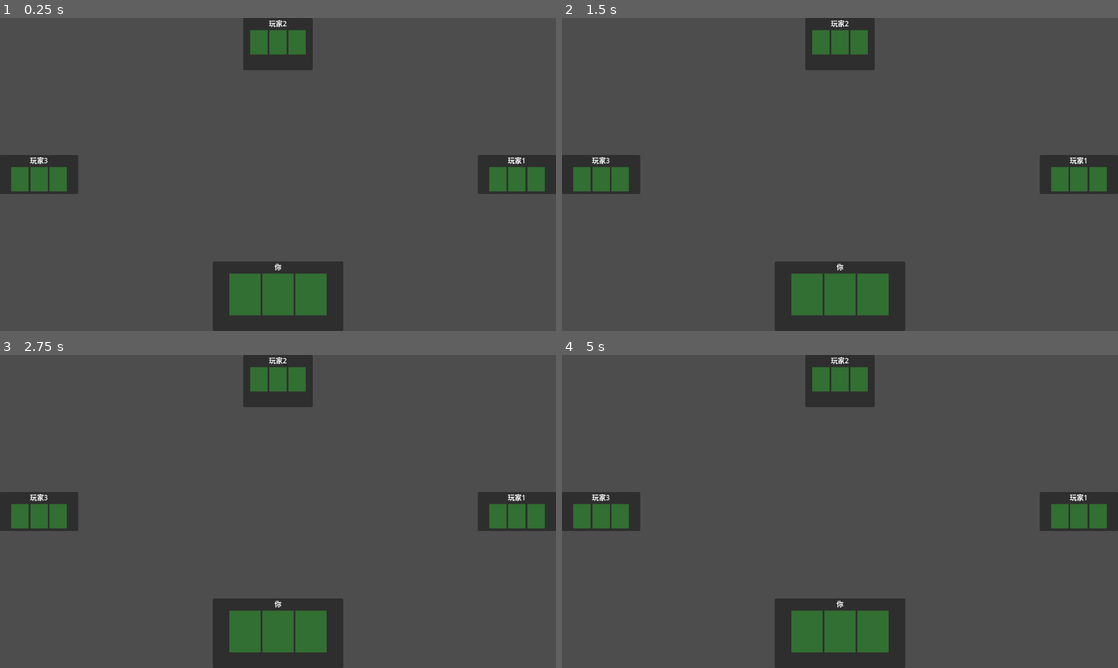
Above: before the commit, frames 1-4 (two rows, left to right).
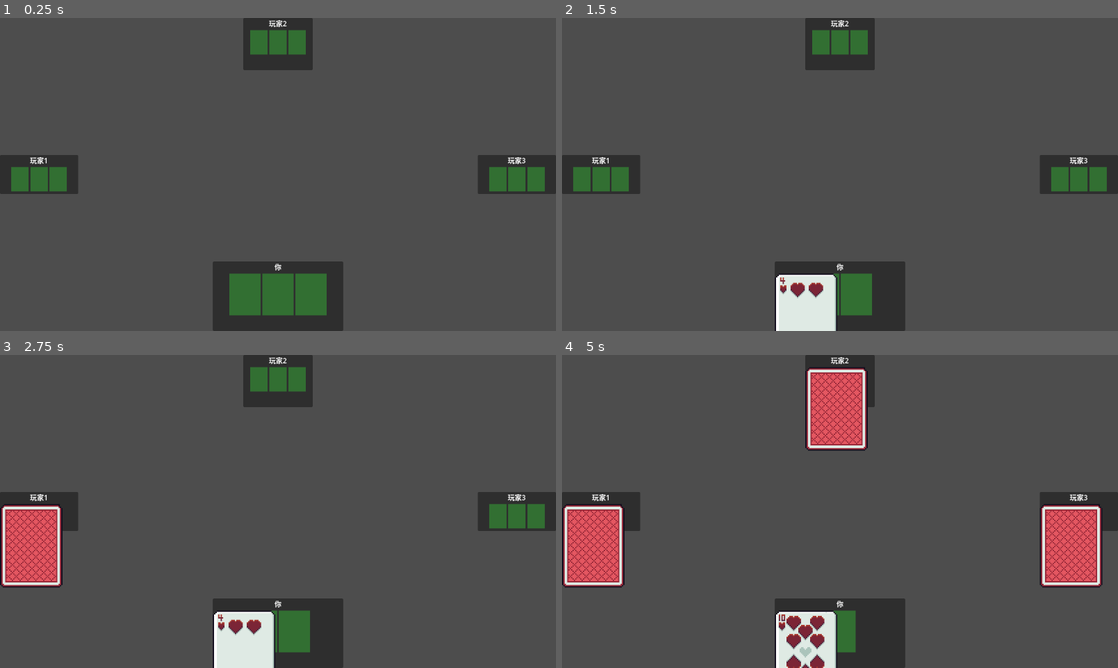
Above: after the commit, the same moments.

Repository: AhkunTa/card-online
Game: Godot game, scene res://scenes/table/table.tscn
Two runs of this game, one before a commit and one after it. Both use one fixed random seed, a clock stepped at 60 frames per second and the inputs below. Before the commit the project has no main scene; this scene is started directly in both runs.
Inputs:
- Up to frame 1 (0.25 s): no input
- Up to frame 2 (1.5 s): tap Enter at 0.5 s; tap Space at 1.25 s
- Up to frame 3 (2.75 s): no input
- Up to frame 4 (5 s): tap Enter at 2.75, 4.25 s; tap Space at 3.5 s

The runs differ from the first frame. In frame 1, less than 0.1% of the frame differs, in the area x 7-95%, y 44-47%; in frame 2, 2.6%; in frame 3, 5.6%; in frame 4, 12%, in the area x 0-98%, y 3-100%.

Commit message:
chore: update room manager

Diff:
--- a/project.godot
+++ b/project.godot
@@ -11,6 +11,7 @@
 [application]
 
 config/name="card-online"
+run/main_scene="uid://dgjg8y65sydcx"
 config/features=PackedStringArray("4.6", "Forward Plus")
 config/icon="res://icon.svg"
 
@@ -23,7 +24,10 @@
 
 [physics]
 
+3d/physics_engine="Jolt Physics"
+
 [rendering]
 
 textures/canvas_textures/default_texture_filter=0
+rendering_device/driver.windows="d3d12"
 2d/snap/snap_2d_transforms_to_pixel=true
--- a/scenes/table/table.gd
+++ b/scenes/table/table.gd
@@ -1,58 +1,47 @@
 extends Control
 
+const CARD_SCENE := preload("res://scenes/card/card.tscn")
+
 # 顺时针座位槽位，seat 0 = 当前用户（底部），顺时针递增
+# 视觉顺时针（屏幕坐标）: 底 -> 左下 -> 左上 -> 上左 -> 上中 -> 上右 -> 右上 -> 右下
 # 视觉布局:
-#       [5]  [4]  [3]
-#  [6]                [2]
-#  [7]                [1]
+#       [3]  [4]  [5]
+#  [2]                [6]
+#  [1]                [7]
 #       [0 - 你]
-#
-# 顺时针: 0(底) -> 1(右下) -> 2(右上) -> 3(上右) -> 4(上中) -> 5(上左) -> 6(左上) -> 7(左下)
 
 enum Slot {
-	BOTTOM   = 0,  # 当前用户，固定在底部
-	RIGHT_1  = 1,  # 右侧下
-	RIGHT_2  = 2,  # 右侧上
-	TOP_RIGHT = 3, # 上方右
-	TOP_MID  = 4,  # 上方中
-	TOP_LEFT = 5,  # 上方左
-	LEFT_2   = 6,  # 左侧上
-	LEFT_1   = 7,  # 左侧下
+	BOTTOM    = 0,  # 当前用户，固定在底部
+	LEFT_1    = 1,  # 左侧下
+	LEFT_2    = 2,  # 左侧上
+	TOP_LEFT  = 3,  # 上方左
+	TOP_MID   = 4,  # 上方中
+	TOP_RIGHT = 5,  # 上方右
+	RIGHT_2   = 6,  # 右侧上
+	RIGHT_1   = 7,  # 右侧下
 }
-
-# 顺时针完整序列（seat_index 0~7 对应的槽位）
-const CLOCKWISE_SLOTS: Array = [
-	Slot.BOTTOM,
-	Slot.RIGHT_1,
-	Slot.RIGHT_2,
-	Slot.TOP_RIGHT,
-	Slot.TOP_MID,
-	Slot.TOP_LEFT,
-	Slot.LEFT_2,
-	Slot.LEFT_1,
-]
 
 # 各人数启用的槽位（顺时针顺序，含 BOTTOM）
 const PLAYER_SLOT_MAP = {
 	2: [Slot.BOTTOM, Slot.TOP_MID],
-	3: [Slot.BOTTOM, Slot.RIGHT_1, Slot.TOP_LEFT],
-	4: [Slot.BOTTOM, Slot.RIGHT_1, Slot.TOP_MID, Slot.LEFT_1],
-	5: [Slot.BOTTOM, Slot.RIGHT_1, Slot.TOP_RIGHT, Slot.TOP_LEFT, Slot.LEFT_1],
-	6: [Slot.BOTTOM, Slot.RIGHT_1, Slot.TOP_RIGHT, Slot.TOP_MID, Slot.TOP_LEFT, Slot.LEFT_1],
-	7: [Slot.BOTTOM, Slot.RIGHT_1, Slot.RIGHT_2, Slot.TOP_RIGHT, Slot.TOP_LEFT, Slot.LEFT_2, Slot.LEFT_1],
-	8: [Slot.BOTTOM, Slot.RIGHT_1, Slot.RIGHT_2, Slot.TOP_RIGHT, Slot.TOP_MID, Slot.TOP_LEFT, Slot.LEFT_2, Slot.LEFT_1],
+	3: [Slot.BOTTOM, Slot.LEFT_1, Slot.TOP_RIGHT],
+	4: [Slot.BOTTOM, Slot.LEFT_1, Slot.TOP_MID, Slot.RIGHT_1],
+	5: [Slot.BOTTOM, Slot.LEFT_1, Slot.TOP_LEFT, Slot.TOP_RIGHT, Slot.RIGHT_1],
+	6: [Slot.BOTTOM, Slot.LEFT_1, Slot.TOP_LEFT, Slot.TOP_MID, Slot.TOP_RIGHT, Slot.RIGHT_1],
+	7: [Slot.BOTTOM, Slot.LEFT_1, Slot.LEFT_2, Slot.TOP_LEFT, Slot.TOP_RIGHT, Slot.RIGHT_2, Slot.RIGHT_1],
+	8: [Slot.BOTTOM, Slot.LEFT_1, Slot.LEFT_2, Slot.TOP_LEFT, Slot.TOP_MID, Slot.TOP_RIGHT, Slot.RIGHT_2, Slot.RIGHT_1],
 }
 
 # 槽位 -> 所属区域容器名
 const SLOT_AREA = {
 	Slot.BOTTOM:    "BottomArea",
+	Slot.LEFT_1:    "LeftArea",
+	Slot.LEFT_2:    "LeftArea",
+	Slot.TOP_LEFT:  "TopArea",
+	Slot.TOP_MID:   "TopArea",
+	Slot.TOP_RIGHT: "TopArea",
+	Slot.RIGHT_2:   "RightArea",
 	Slot.RIGHT_1:   "RightArea",
-	Slot.RIGHT_2:   "RightArea",
-	Slot.TOP_RIGHT: "TopArea",
-	Slot.TOP_MID:   "TopArea",
-	Slot.TOP_LEFT:  "TopArea",
-	Slot.LEFT_2:    "LeftArea",
-	Slot.LEFT_1:    "LeftArea",
 }
 
 @onready var top_area: HBoxContainer    = %TopArea
@@ -60,16 +49,39 @@
 @onready var right_area: VBoxContainer  = %RightArea
 @onready var bottom_player_area: HBoxContainer = %BottomPlayerArea
 
-# seat_index -> PanelContainer，供发牌逻辑使用
+# seat_index -> PanelContainer
 var seat_panels: Dictionary = {}
 
 # 总人数（含自己），范围 2~8
 var player_count: int = 4
 
+# 绑定 RoomManager，连接发牌信号
+func bind_room(room: Node) -> void:
+	room.card_dealt.connect(_on_card_dealt)
+
 func _ready() -> void:
 	setup_table(player_count)
+	var room := $RoomManager as RoomManager
+	room.players = player_count
+	bind_room(room)
+	room.start_game()
 
-# 根据人数初始化牌桌，返回 seat_panels 供外部发牌使用
+# 收到一张牌：移除一个占位 ColorRect，插入真实 Card 节点
+func _on_card_dealt(seat_index: int, card_string: String, is_local: bool) -> void:
+	var card_row := get_card_row(seat_index)
+	if card_row == null:
+		return
+	for child in card_row.get_children():
+		if child is ColorRect:
+			child.queue_free()
+			break
+	var card: Card = CARD_SCENE.instantiate()
+	card_row.add_child(card)
+	if is_local:
+		card.set_card(int(card_string.split("-")[2]))
+	else:
+		card.set_back()
+
 func setup_table(count: int) -> void:
 	player_count = clamp(count, 2, 8)
 	seat_panels.clear()
@@ -103,17 +115,16 @@
 func _add_to_area(slot: Slot, panel: PanelContainer) -> void:
 	match SLOT_AREA[slot]:
 		"TopArea":
-			# 上方区域：TOP_LEFT=左, TOP_MID=中, TOP_RIGHT=右，按槽位值排序插入
 			var insert_pos := _top_area_insert_pos(slot)
 			top_area.add_child(panel)
 			top_area.move_child(panel, insert_pos)
 		"RightArea":
-			# 右侧：RIGHT_1 在下，RIGHT_2 在上 -> 先加的在下，后加的 move 到前面
+			# RIGHT_2 在上，RIGHT_1 在下
 			right_area.add_child(panel)
 			if slot == Slot.RIGHT_2:
 				right_area.move_child(panel, 0)
 		"LeftArea":
-			# 左侧：LEFT_2 在上，LEFT_1 在下 -> LEFT_2 先占位0，LEFT_1 追加
+			# LEFT_2 在上，LEFT_1 在下
 			left_area.add_child(panel)
 			if slot == Slot.LEFT_2:
 				left_area.move_child(panel, 0)
@@ -121,7 +132,7 @@
 			bottom_player_area.add_child(panel)
 
 func _top_area_insert_pos(slot: Slot) -> int:
-	# 上方从左到右: TOP_LEFT(5) < TOP_MID(4) < TOP_RIGHT(3)，按视觉位置排
+	# 上方从左到右: TOP_LEFT < TOP_MID < TOP_RIGHT
 	const TOP_ORDER = [Slot.TOP_LEFT, Slot.TOP_MID, Slot.TOP_RIGHT]
 	var pos := 0
 	for existing in top_area.get_children():
--- a/scenes/table/table.tscn
+++ b/scenes/table/table.tscn
@@ -1,6 +1,7 @@
 [gd_scene format=3 uid="uid://dgjg8y65sydcx"]
 
 [ext_resource type="Script" uid="uid://g6wv6abarkv" path="res://scenes/table/table.gd" id="1_table"]
+[ext_resource type="Script" path="res://utils/room_manager.gd" id="2_room"]
 
 [node name="Table" type="Control" unique_id=806185598]
 layout_mode = 3
@@ -59,3 +60,6 @@
 anchor_bottom = 1.0
 grow_horizontal = 2
 grow_vertical = 2
+
+[node name="RoomManager" type="Node" parent="."]
+script = ExtResource("2_room")
--- a/utils/room_manager.gd
+++ b/utils/room_manager.gd
@@ -1,18 +1,63 @@
+class_name RoomManager
+extends Node
 
+# 每人发牌数
+const CARDS_PER_PLAYER := 3
+# 发牌间隔（秒）
+const DEAL_INTERVAL := 1.0
 
-var players = 4
+# 当前玩家 seat_index（0 = 自己）
+var local_seat: int = 0
+var players: int = 4
+var current_cards: Array[String] = []
 
-var current_cards = []
+# 发牌队列：每项 { seat_index, card_string }
+var _deal_queue: Array = []
+var _deal_timer: Timer
 
-func _ready():
-	pass
+# 信号：通知外部某座位收到一张牌
+signal card_dealt(seat_index: int, card_string: String, is_local: bool)
+signal deal_finished()
+
+func _ready() -> void:
+	_deal_timer = Timer.new()
+	_deal_timer.wait_time = DEAL_INTERVAL
+	_deal_timer.one_shot = false
+	_deal_timer.timeout.connect(_on_deal_tick)
+	add_child(_deal_timer)
 
 func start_game() -> void:
-	deal_cards()
+	current_cards = CardManager.shuffle_deck()
+	_build_deal_queue()
+	_deal_timer.start()
 
-# 发牌
-func deal_cards() -> void:
-	current_cards = CardManager.shuffle_deck()
+# 重置并重新开始
+func restart_game() -> void:
+	_deal_timer.stop()
+	_deal_queue.clear()
+	start_game()
 
-func shuffle_cards() ->void:
-	current_cards = CardManager.shuffle_deck()
+# 按顺时针、每轮一张的顺序构建发牌队列
+# 顺序：第1轮 seat0,1,2...N -> 第2轮 -> 第3轮
+func _build_deal_queue() -> void:
+	_deal_queue.clear()
+	var card_index := 0
+	for deal_round in range(CARDS_PER_PLAYER):
+		for seat in range(players):
+			_deal_queue.append({
+				"seat_index": seat,
+				"card_string": current_cards[card_index],
+			})
+			card_index += 1
+
+func _on_deal_tick() -> void:
+	if _deal_queue.is_empty():
+		_deal_timer.stop()
+		emit_signal("deal_finished")
+		return
+
+	var item: Dictionary = _deal_queue.pop_front()
+	var seat: int = item["seat_index"]
+	var card_str: String = item["card_string"]
+	var is_local := (seat == local_seat)
+	emit_signal("card_dealt", seat, card_str, is_local)
